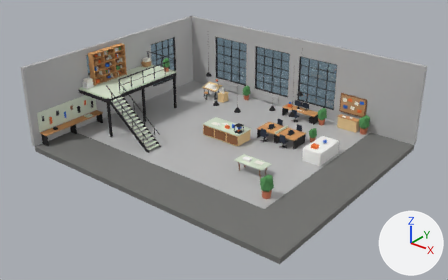
Before and after pictures for a commit that changed the Blender file Assets/_Portfolio/Art/Models/Workshop.blend.
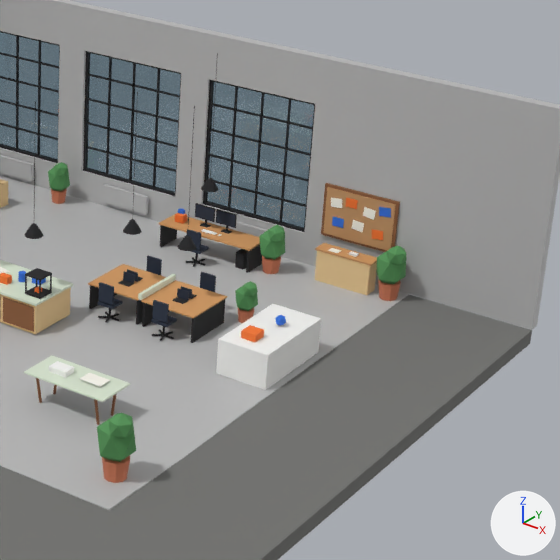
Each version is shown whole from a 50 mm lens placed at (27.1, -33.6, 20.2), pointed at (2.2, -2.4, 0.8), then close up on the part from 50% to 95% of the width and 10% to 81% of the height. The lights are fixed; the arrows at lower right show +X, +Y and +Z. The older version's two pictures come first.

Objects in the first close-up: 'ComputerDesk', 'Floor', 'FloorApron', 'PinBoard', 'Props', 'Walls', 'Windows', 'Workbench' and 1 more.
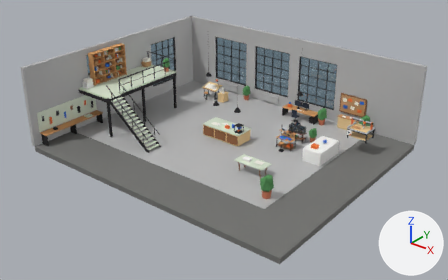
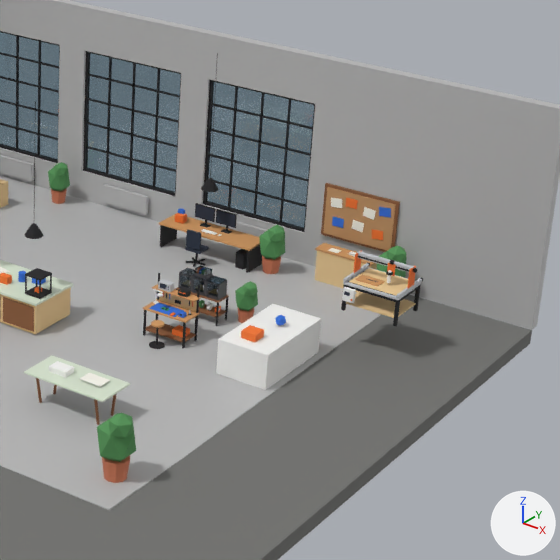
What the commit changed:
Material 'M_Brass' (mat_m_brass) is new.
Its base color is (0.62, 0.45, 0.16) (yellow #ceb36f).
Its roughness is 0.6.
Material 'M_Aluminium' (mat_m_aluminium) is new.
Its base color is (0.55, 0.57, 0.6) (light grey #c4c7cb).
Its roughness is 0.6.
Material 'M_PrinterBody' (mat_m_printerbody) is new.
Its base color is (0.07, 0.07, 0.08) (dark grey #4b4b50).
Its roughness is 0.6.
Material 'M_PCB' (mat_m_pcb) is new.
Its base color is (0.03, 0.32, 0.12) (green #309961).
Its roughness is 0.6.
me_props is used by ob_props; parent ob_workshop; location (0.0, 0.0, 0.0).
me_props had 1032 vertices, 880 faces and spanned x -9.0..8.8, y -9.9..6.7, z 0.0..6.0.
me_props now has 552 vertices, 510 faces and spans x -9.0..8.8, y -9.9..6.7, z 0.0..6.0.
me_props part 1: 53 loose pieces with 480 vertices, spanning x 2.8..6.1, y 0.4..2.8, z 0.0..6.0, are deleted.
me_props no longer uses material mat_m_screen (dark blue #242e40).
Mesh me_printerrack is new.
It has 816 vertices, 548 faces and spans x -0.66..0.66, y -0.25..0.25, z 0.0..1.375.
It uses material mat_m_steel (black #19191c).
It uses material mat_m_wooddark (brown #8c5c38).
It uses material mat_m_printerbody (dark grey #4b4b50).
It uses material mat_m_glass (blue #bddbed).
It uses material mat_m_brass (yellow #ceb36f).
It uses material mat_m_aluminium (light grey #c4c7cb).
It uses material mat_m_screen (dark blue #242e40).
It uses material mat_m_cabinetwhite (white #f5f5f2).
It uses material mat_m_accent (orange #f5752e).
It uses material mat_m_blue (blue #3370db).
It uses material mat_m_plant (green #549457).
Mesh me_electronicsbench is new.
It has 488 vertices, 328 faces and spans x -0.65..0.65, y -0.8..0.33, z 0.0..1.54.
It uses material mat_m_steel (black #19191c).
It uses material mat_m_wood (orange #d19961).
It uses material mat_m_wooddark (brown #8c5c38).
It uses material mat_m_plywood (beige #ebc994).
It uses material mat_m_blue (blue #3370db).
It uses material mat_m_aluminium (light grey #c4c7cb).
It uses material mat_m_screen (dark blue #242e40).
It uses material mat_m_accent (orange #f5752e).
It uses material mat_m_pcb (green #309961).
It uses material mat_m_cabinetwhite (white #f5f5f2).
It uses material mat_m_bulb (beige #fff0c2).
Mesh me_cnc_router is new.
It has 332 vertices, 238 faces and spans x 8.98..10.6, y 2.91..4.33, z 1.0..2.44.
Faces by material slot: [130, 24, 12, 30, 6, 24, 12].
It uses material mat_m_steel (black #19191c).
It uses material mat_m_aluminium (light grey #c4c7cb).
It uses material mat_m_plywood (beige #ebc994).
It uses material mat_m_accent (orange #f5752e).
It uses material mat_m_wood (orange #d19961).
It uses material mat_m_cabinetwhite (white #f5f5f2).
It uses material mat_m_screen (dark blue #242e40).
Object 'PrinterRack' (ob_printerrack) is new; it shows me_printerrack.
Its parent is ob_workshop.
Its location is (5.35, 2.3, 0.0).
Object 'ElectronicsBench' (ob_electronicsbench) is new; it shows me_electronicsbench.
Its parent is ob_workshop.
Its location is (5.4, 0.75, 0.0).
Object 'CNC_Router' (ob_cnc_router) is new; it shows me_cnc_router.
Its parent is ob_workshop.
Its location is (0.0, 0.0, 0.0).

Changed parts and their boxes (x1, y1, x2, y2) in the close-ups (560 x 560 px):
'CNC_Router', added
    after: (341, 250, 423, 326)
    faces in mat_m_plywood (beige #ebc994): (345, 268, 416, 318)
    faces in mat_m_aluminium (light grey #c4c7cb): (343, 251, 422, 300)
    faces in mat_m_steel (black #19191c): (341, 256, 423, 326)
    faces in mat_m_accent (orange #f5752e): (350, 250, 416, 301)
    faces in mat_m_cabinetwhite (white #f5f5f2): (342, 270, 392, 303)
'ElectronicsBench', added
    after: (143, 273, 201, 349)
    faces in mat_m_wood (orange #d19961): (143, 284, 201, 328)
    faces in mat_m_steel (black #19191c): (143, 273, 200, 349)
    faces in mat_m_wooddark (brown #8c5c38): (145, 324, 196, 342)
    faces in mat_m_plywood (beige #ebc994): (159, 292, 197, 311)
    faces in mat_m_blue (blue #3370db): (149, 294, 187, 318)
'PrinterRack', added
    after: (176, 265, 229, 326)
    faces in mat_m_glass (blue #bddbed): (180, 265, 226, 297)
    faces in mat_m_printerbody (dark grey #4b4b50): (178, 268, 227, 300)
    faces in mat_m_wooddark (brown #8c5c38): (176, 287, 229, 317)
part 1 of me_props, deleted
    before: (88, 92, 227, 343)
